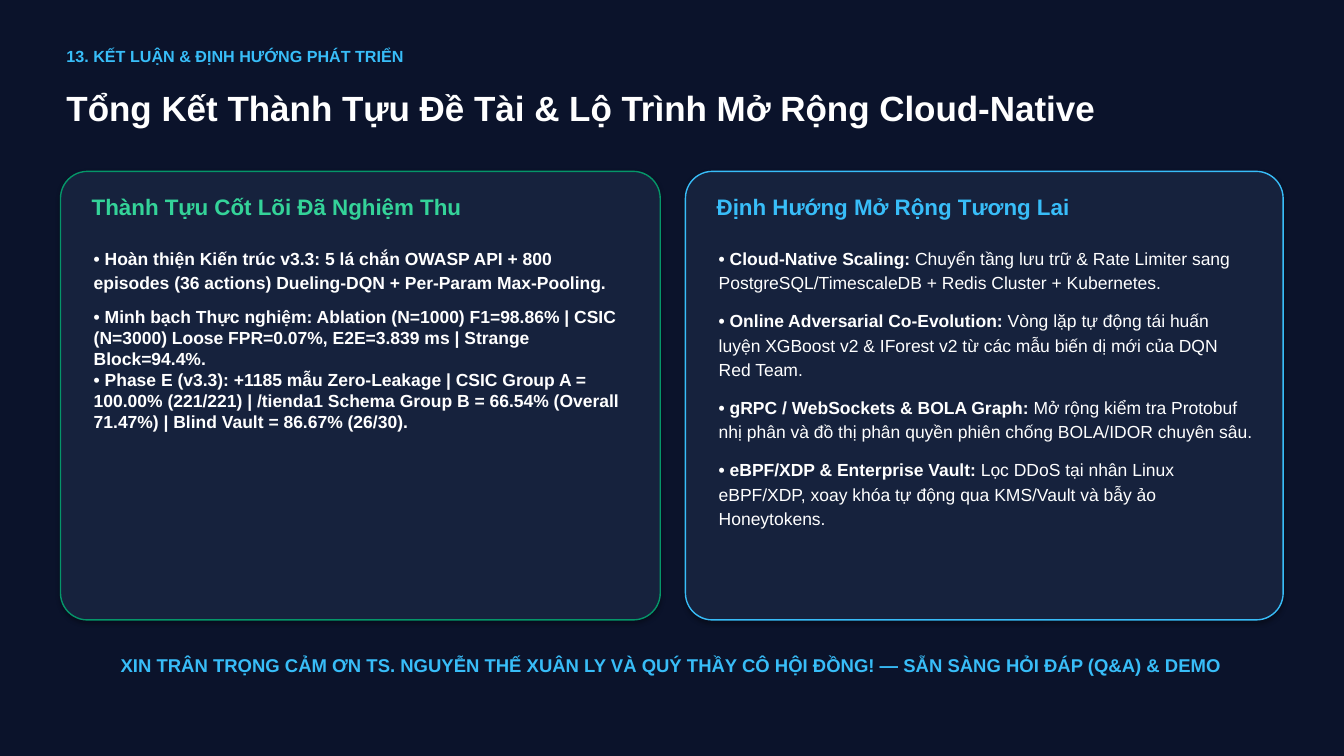
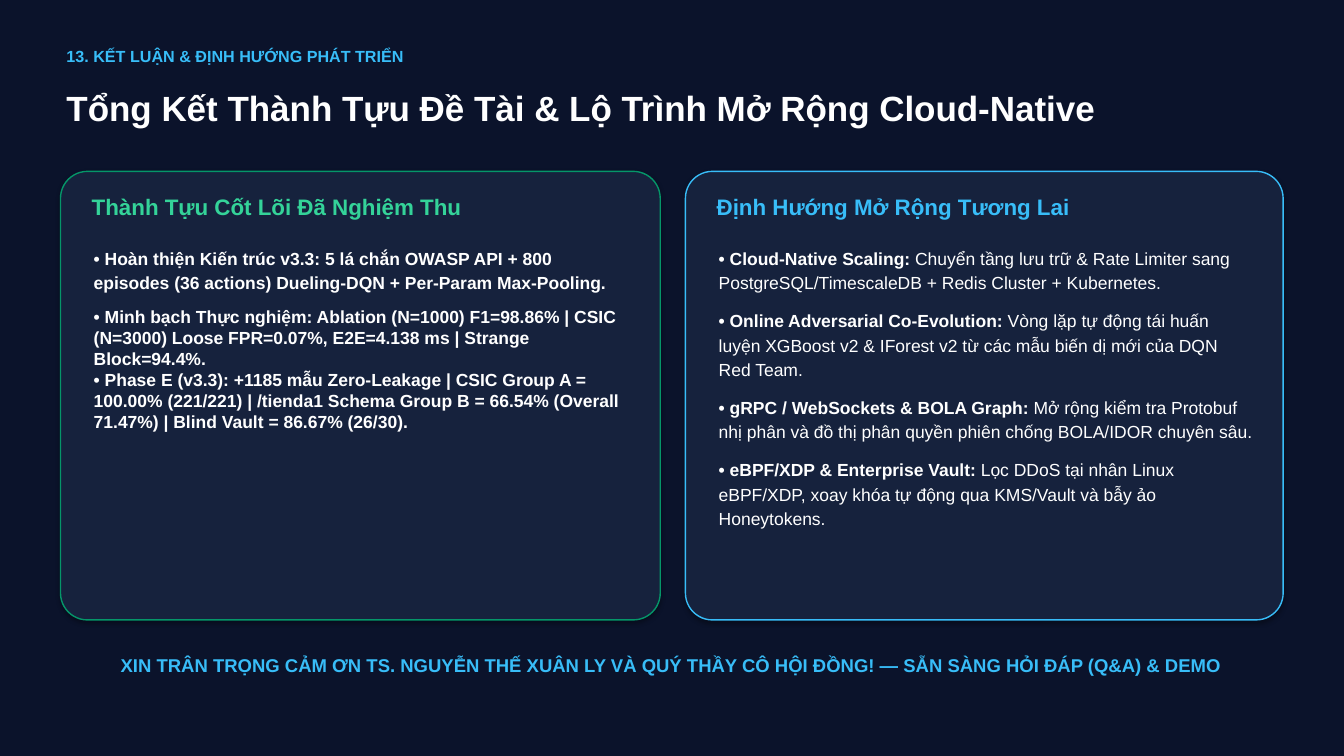
Before and after one commit to vcongggggg/pbl6, a slide deck: slide 14 of docs/reports/PBL6_Academic_Defense_Slides.pptx. Drawn at 1344x756 pixels with LibreOffice and Linux fonts; fonts in the diff are those of the drawing. Boxes give left, top, right and bottom in pixels: in the first picture for what was removed or moved away, otherwise in the second. Text is boxed around its words. In the diff, an @@ line names an element or a change of style, - is before the commit and + after.

```diff
--- a/docs/reports/PBL6_Academic_Defense_Slides.pptx
+++ b/docs/reports/PBL6_Academic_Defense_Slides.pptx
@@ text at (x1=94, y1=310, x2=616, y2=365): text changed @@
-• Minh bạch Thực nghiệm: Ablation (N=1000) F1=98.86% | CSIC (N=3000) Loose FPR=0.07%, E2E=3.839 ms | Strange Block=94.4%.
+• Minh bạch Thực nghiệm: Ablation (N=1000) F1=98.86% | CSIC (N=3000) Loose FPR=0.07%, E2E=4.138 ms | Strange Block=94.4%.
```
Also in this commit, not shown: 2 other slides changed, 39 other files.
